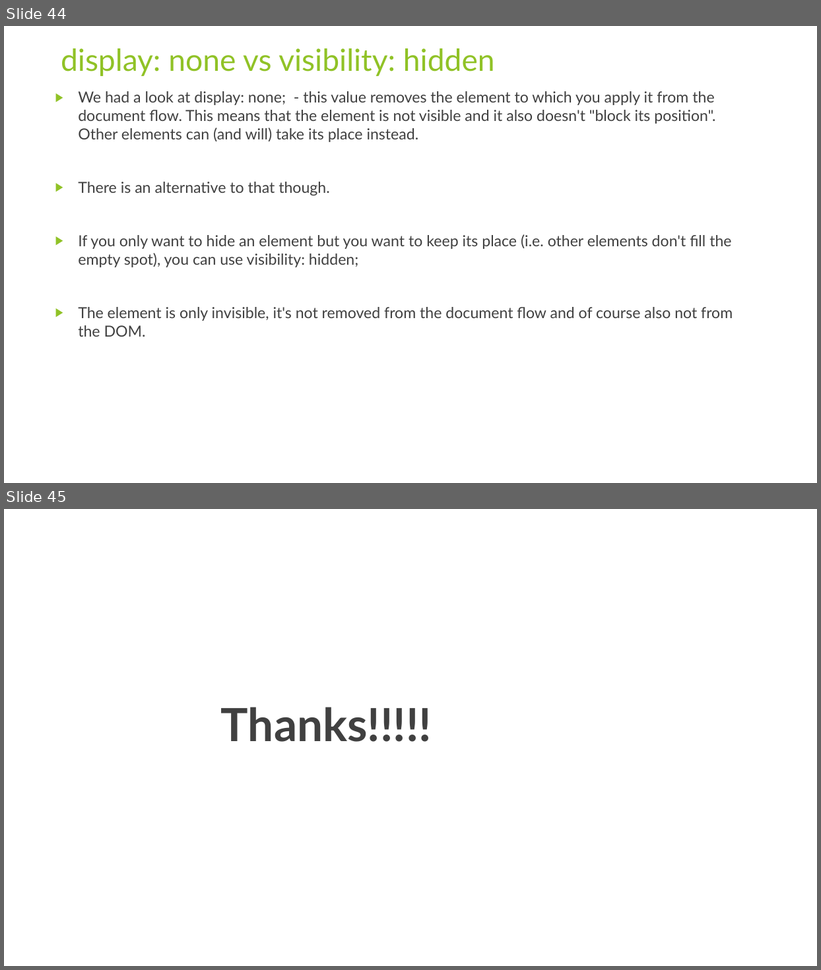
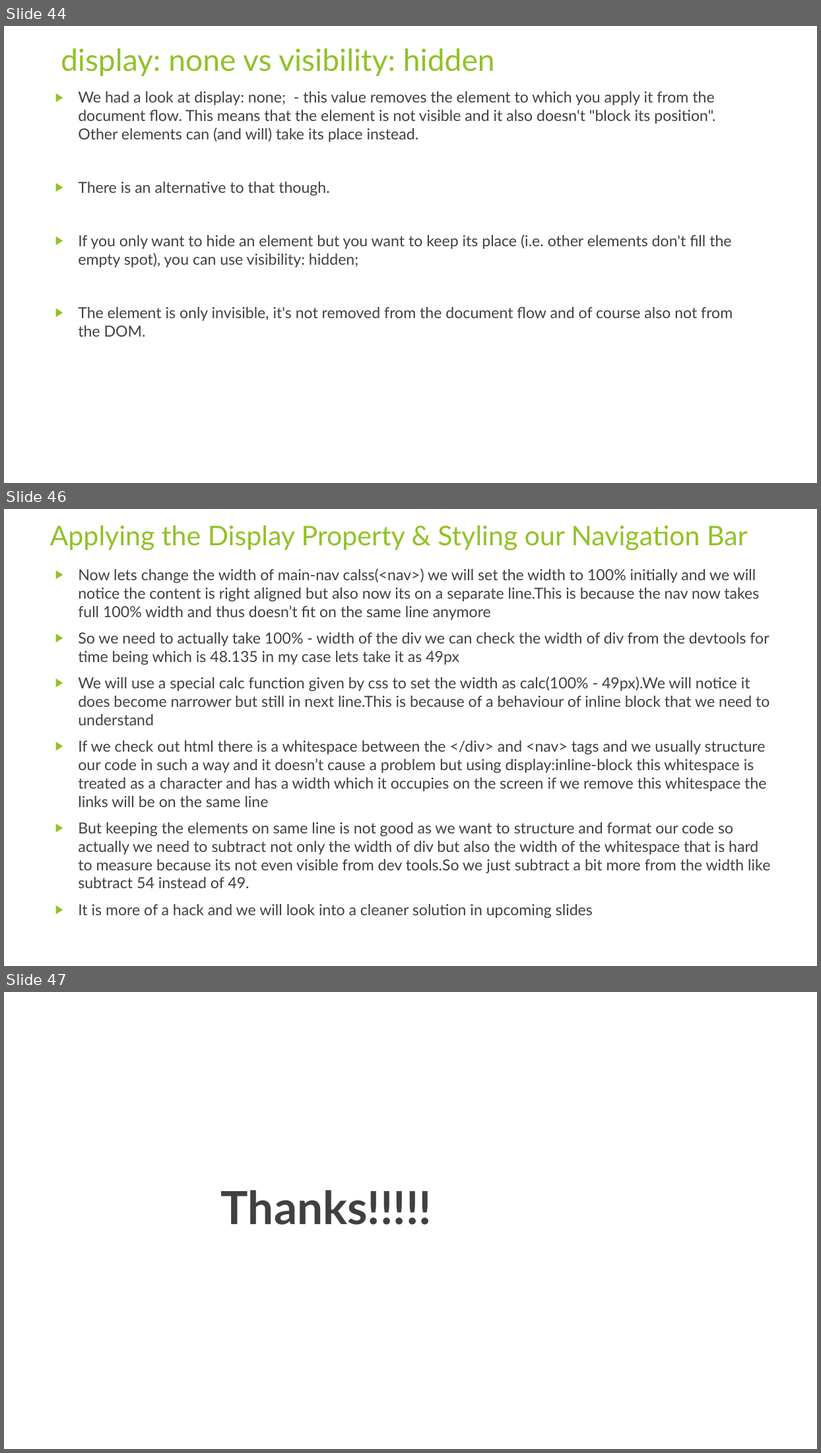
Before and after one commit to rudhrainfogain/CSS, a slide deck: PPT/Css-v3.pptx. Shown one above the other, each under a label of ours: slides 44 and 45 before the commit, slides 44, 46 and 47 after it; the slides between them are not shown. The pictures are 821x970 and 821x1453 pixels, drawn with LibreOffice and Linux fonts; fonts in the diff are those of the drawing. Boxes give left, top, right and bottom in pixels: in the first picture for what was removed or moved away, otherwise in the second. Text is boxed around its words. In the diff, an @@ line names an element or a change of style, - is before the commit and + after.

Commit message:
Applying the Display Property & Styling our Navigation Bar

```diff
--- a/PPT/Css-v3.pptx
+++ b/PPT/Css-v3.pptx
@@ slide 46 added at bbox=[4, 509, 817, 966], background #FFFFFF @@
@@ title added at bbox=[50, 525, 748, 551], 32 pt, text #90C226 @@
+Applying the Display Property & Styling our Navigation Bar
@@ text added at bbox=[78, 568, 770, 918], 18 pt, text #404040 @@
+▶ Now lets change the width of main-nav calss(<nav>) we will set the width to 100% initially and we will notice the content is right aligned but also now its on a separate line.This is because the nav now takes full 100% width and thus doesn’t fit on the same line anymore
+▶ So we need to actually take 100% - width of the div we can check the width of div from the devtools for time being which is 48.135 in my case lets take it as 49px
+▶ We will use a special calc function given by css to set the width as calc(100% - 49px).We will notice it does become narrower but still in next line.This is because of a behaviour of inline block that we need to understand
+▶ If we check out html there is a whitespace between the </div> and <nav> tags and we usually structure our code in such a way and it doesn’t cause a problem but using display:inline-block this whitespace is treated as a character and has a width which it occupies on the screen if we remove this whitespace the links will be on the same line
+▶ But keeping the elements on same line is not good as we want to structure and format our code so actually we need to subtract not only the width of div but also the width of the whitespace that is hard to measure because its not even visible from dev tools.So we just subtract a bit more from the width like subtract 54 instead of 49.
+▶ It is more of a hack and we will look into a cleaner solution in upcoming slides
@@ what was slide 45 is now slide 47 @@
```
Also in this commit, not shown: 1 other slide added, 2 other files.
